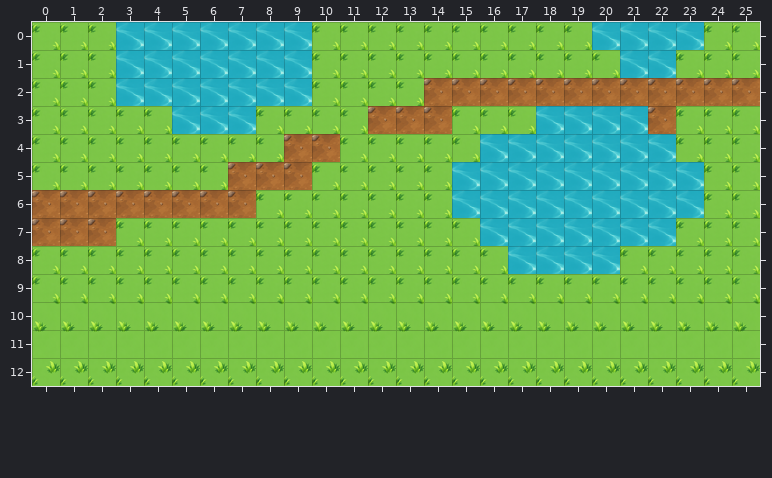
Two versions of a level (Tiled map (JSON), samples/tests/content/tiled/maps/garden.tmj). Above, as it was before the edit.
Cells are 32x32 px. Shown: x 0..25, y 0..12.
New version:
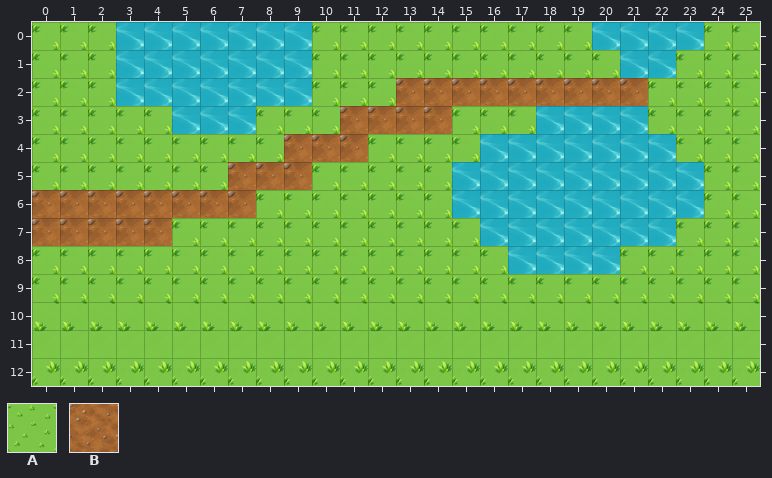
Key: from "terrain": A 0, B 2.
_ is an empty cell, . an unchanged one.
The commit says: fix: give the garden of the automapping test the layers its rules write under the slimes
What changed:
--- layer "ground"
@@ x 11..25 @@
- 5 ..A........BBBB
- 6 A..........B...
- 7 A..............
+ 5 ..B........AAAA
+ 6 B..........A...
+ 7 B..............
@@ x 3..4 @@
-10 AA
+10 BB
Changed places in both pictures, as pixel boxes (x1, y1, x2, y2):
changed: (340, 78, 424, 162)
changed: (648, 78, 760, 134)
changed: (116, 218, 172, 246)
